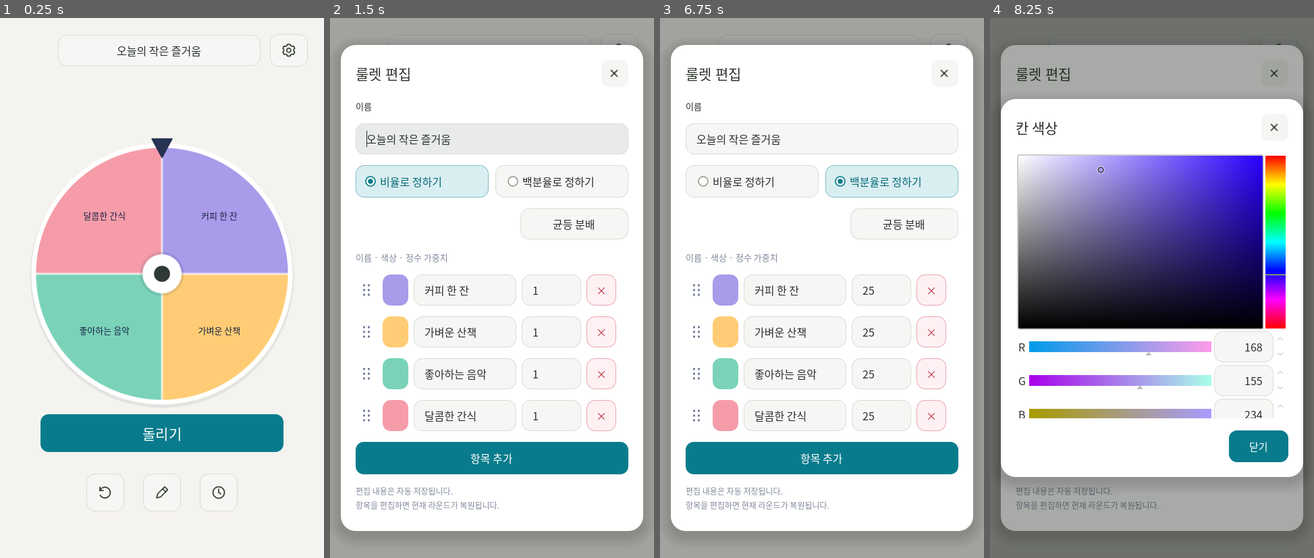
Above: before the commit, frames 1-4 (left to right).
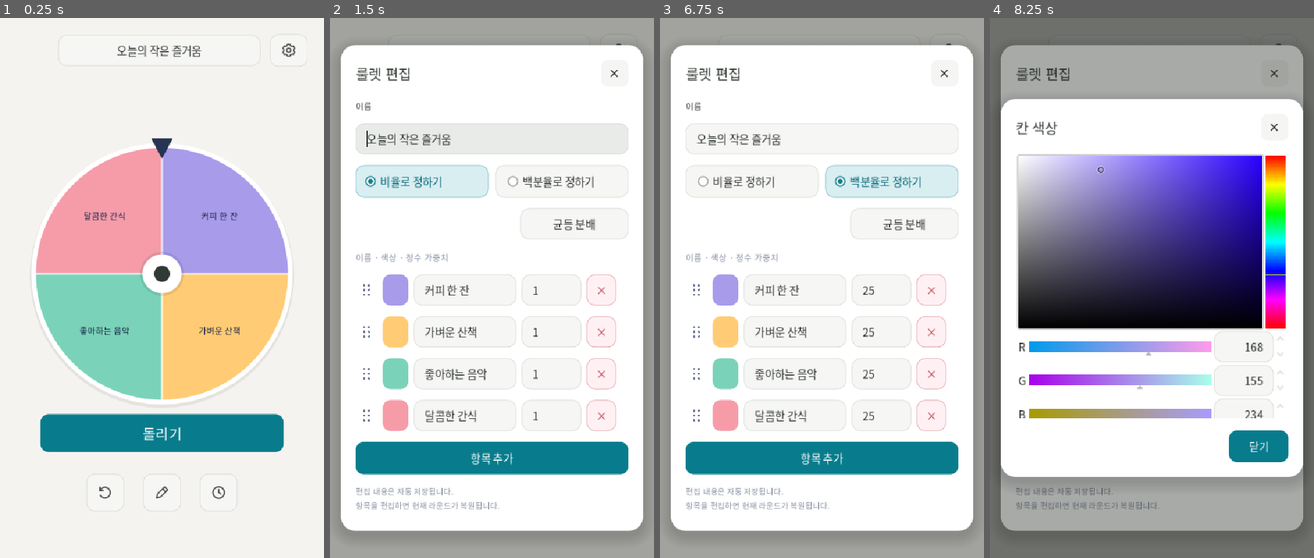
Above: after the commit, the same moments.

Repository: huyeon123/spin-wheel
Game: Godot game, scene res://main.tscn
The game is run twice, just before and just after one commit, with the same random seed, the same clock (stepped at 60 frames per second) and the same inputs.
Inputs (mouse positions are in pixels of both pictures, inside the frame that each line leads up to):
- Up to frame 1 (0.25 s): no input
- Up to frame 2 (1.5 s): click "오늘의 작은 즐거움" at 0.5 s; click "룰렛 편집" at 1.25 s
- Up to frame 3 (6.75 s): click (948, 50) at 2.02 s; click "돌리기" at 2.75 s; click (763, 493) at 3.52 s; click (822, 493) at 4.27 s; click (880, 493) at 5.02 s; click "비율로 정하기" at 5.75 s; click "백분율로 정하기" at 6.5 s
- Up to frame 4 (8.25 s): click "균등 분배" at 7.25 s; click (1054, 288) at 8.02 s

The runs differ from the first frame. In frame 1, 1.6% of the frame differs, in the area x 11-95%, y 4-90%; in frame 2, 3.6%; in frame 3, 3.6%, in the area x 3-97%, y 4-95%; in frame 4, 1.5%.

Commit message:
Release v0.2.3: portrait desktop startup and tested narrow-window layouts

Diff:
--- a/project.godot
+++ b/project.godot
@@ -2,7 +2,7 @@
 
 [application]
 config/name="돌려봐 · Spin Wheel"
-config/version="0.2.2"
+config/version="0.2.3"
 boot_splash/image="res://assets/splash.png"
 boot_splash/bg_color=Color(0.945, 0.957, 0.984, 1)
 boot_splash/show_image=true
@@ -13,10 +13,10 @@
 [display]
 window/size/viewport_width=480
 window/size/viewport_height=800
-window/size/window_width_override=1280
-window/size/window_height_override=820
-window/size/min_width=360
-window/size/min_height=640
+window/size/window_width_override=360
+window/size/window_height_override=600
+window/size/min_width=240
+window/size/min_height=320
 window/stretch/mode="canvas_items"
 window/stretch/aspect="expand"
 window/handheld/orientation=1
--- a/scripts/main.gd
+++ b/scripts/main.gd
@@ -1,5 +1,6 @@
 extends Control
 
+const WindowGeometry = preload("res://scripts/window_geometry.gd")
 const Model = preload("res://scripts/wheel_model.gd")
 const Reorder = preload("res://scripts/reorder_handle.gd")
 const Layer = preload("res://scripts/wheel_layer.gd")
@@ -47,6 +48,7 @@
 var wheel_aspect: AspectRatioContainer
 
 func _ready() -> void:
+ WindowGeometry.apply_desktop_startup(get_window())
  get_tree().quit_on_go_back = false
  child_entered_tree.connect(_register_layer)
  Engine.max_fps = 60
--- /dev/null
+++ b/scripts/window_geometry.gd
@@ -0,0 +1,147 @@
+extends RefCounted
+## Desktop startup sizing only. Nothing runs when this script is loaded.
+## DisplayServer screen/work-area/window geometry is already in pixels. Scale
+## the preferred size and padding, never the supplied screen rectangle again.
+## https://docs.godotengine.org/en/4.6/classes/class_displayserver.html
+
+const PORTRAIT_SIZE := Vector2i(480, 800)
+const PREFERRED_MINIMUM := Vector2i(360, 640)
+const EDGE_MARGIN := 16.0
+const UNKNOWN_DECORATIONS := Vector4i(-1, -1, -1, -1)
+
+
+static func normalized_scale(scale: float) -> float:
+	if not is_finite(scale) or scale <= 0.0:
+		return 1.0
+	return clampf(scale, 0.5, 4.0)
+
+
+static func fallback_decorations(scale: float = 1.0) -> Vector4i:
+	var factor := normalized_scale(scale)
+	# Left, top/title bar, right, bottom. Used before native borders are known.
+	return Vector4i(ceili(8 * factor), ceili(36 * factor), ceili(8 * factor), ceili(8 * factor))
+
+
+static func compute_rect(usable: Rect2i, scale: float = 1.0,
+		decorations: Vector4i = UNKNOWN_DECORATIONS) -> Rect2i:
+	## Returns a CLIENT rectangle centered with its reserved native decorations.
+	## All input/output coordinates share DisplayServer's virtual-desktop space,
+	## including negative origins. An empty result means no valid window fits.
+	if usable.size.x <= 0 or usable.size.y <= 0:
+		return Rect2i()
+	var factor := normalized_scale(scale)
+	var borders := _valid_decorations(decorations, factor)
+	var border_size := Vector2i(borders.x + borders.z, borders.y + borders.w)
+	var room := usable.size - border_size
+	if room.x < 1 or room.y < 1:
+		return Rect2i()
+	# Reduce margins on unusually small screens instead of imposing a minimum
+	# that could force the frame outside the usable area.
+	var requested_margin := ceili(EDGE_MARGIN * factor)
+	var margin := Vector2i(mini(requested_margin, (room.x - 1) / 2),
+		mini(requested_margin, (room.y - 1) / 2))
+	var available := room - margin * 2
+	var preferred := Vector2(PORTRAIT_SIZE) * factor
+	var fit := minf(1.0, minf(available.x / preferred.x, available.y / preferred.y))
+	var client := Vector2i(maxi(1, floori(preferred.x * fit)),
+		maxi(1, floori(preferred.y * fit)))
+	var outer_size := client + border_size
+	var outer_position := usable.position + Vector2i(
+		floori((usable.size.x - outer_size.x) * 0.5),
+		floori((usable.size.y - outer_size.y) * 0.5))
+	return Rect2i(outer_position + Vector2i(borders.x, borders.y), client)
+
+
+static func compute_minimum(client_size: Vector2i, scale: float = 1.0) -> Vector2i:
+	## A small monitor must never be enlarged again by the project minimum.
+	## This is only a minimum; no maximum size or aspect-ratio lock is imposed.
+	var preferred := Vector2(PREFERRED_MINIMUM) * normalized_scale(scale)
+	return Vector2i(maxi(1, mini(client_size.x, floori(preferred.x))),
+		maxi(1, mini(client_size.y, floori(preferred.y))))
+
+
+static func has_explicit_window_arguments(arguments: PackedStringArray) -> bool:
+	# Preserve test/screenshot harness geometry and editor-embedded game windows.
+	for argument in arguments:
+		var option := argument.get_slice("=", 0)
+		if option in ["--script", "-s", "--editor", "-e", "--headless",
+				"--resolution", "--position", "--fullscreen", "-f", "--maximized",
+				"-m", "--embedded-parent"]:
+			return true
+	return false
+
+
+static func apply_desktop_startup(window: Window, explicit_test: bool = false) -> bool:
+	## Call once from main._ready(). Script-driven tests are skipped unless they
+	## explicitly opt in; mobile/web/headless are always skipped, even with opt-in.
+	if window == null or Engine.is_editor_hint() or OS.has_feature("mobile") or OS.has_feature("web"):
+		return false
+	var server := DisplayServer.get_name()
+	if server not in ["Windows", "macOS", "X11", "Wayland"]:
+		return false
+	if not explicit_test and has_explicit_window_arguments(OS.get_cmdline_args()):
+		return false
+	if window.is_embedded() or window.get_window_id() != DisplayServer.MAIN_WINDOW_ID:
+		return false
+	if window.mode != Window.MODE_WINDOWED:
+		return false
+	var window_id := window.get_window_id()
+	var screen := DisplayServer.window_get_current_screen(window_id)
+	if screen < 0 or screen >= DisplayServer.get_screen_count():
+		return false
+	var usable := DisplayServer.screen_get_usable_rect(screen)
+	if not usable.has_area():
+		# Do not invent primary-monitor bounds when the work area is unavailable.
+		return false
+	var scale := _screen_scale(server, screen)
+	var borders := _window_decorations(window, scale)
+	# Wayland does not expose the work area or allow applications to position
+	# windows. Leave placement to the compositor and reserve extra panel space.
+	if server == "Wayland":
+		var panel_reserve := mini(ceili(48 * scale), maxi(0, usable.size.y / 4))
+		usable.position.y += panel_reserve
+		usable.size.y -= panel_reserve * 2
+	var rect := compute_rect(usable, scale, borders)
+	if not rect.has_area():
+		return false
+	# Remove an oversized old minimum before shrinking the window. Window
+	# properties keep Godot's Viewport in sync with the native window.
+	window.unresizable = false
+	window.min_size = compute_minimum(rect.size, scale)
+	window.max_size = Vector2i.ZERO
+	window.size = rect.size
+	if server != "Wayland":
+		window.position = rect.position
+	return true
+
+
+static func _valid_decorations(value: Vector4i, scale: float) -> Vector4i:
+	if value == UNKNOWN_DECORATIONS:
+		return fallback_decorations(scale)
+	return Vector4i(maxi(0, value.x), maxi(0, value.y), maxi(0, value.z), maxi(0, value.w))
+
+
+static func _screen_scale(server: String, screen: int) -> float:
+	# Wayland's fractional scale is accurate only with SCREEN_OF_MAIN_WINDOW.
+	var scale_screen := DisplayServer.SCREEN_OF_MAIN_WINDOW if server == "Wayland" else screen
+	var scale := DisplayServer.screen_get_scale(scale_screen)
+	# Godot returns 1.0 for screen_get_scale on Windows and X11. DPI is a
+	# bounded best-effort fallback there, not an extra multiplier on bounds.
+	if server in ["Windows", "X11"]:
+		scale = maxf(1.0, DisplayServer.screen_get_dpi(screen) / 96.0)
+	return normalized_scale(scale)
+
+
+static func _window_decorations(window: Window, scale: float) -> Vector4i:
+	if window.borderless:
+		return Vector4i.ZERO
+	var id := window.get_window_id()
+	var total := DisplayServer.window_get_size_with_decorations(id) - DisplayServer.window_get_size(id)
+	var offset := DisplayServer.window_get_position(id) - DisplayServer.window_get_position_with_decorations(id)
+	var measured := Vector4i(maxi(0, offset.x), maxi(0, offset.y),
+		maxi(0, total.x - offset.x), maxi(0, total.y - offset.y))
+	var reserve := fallback_decorations(scale)
+	# Some window managers report zero until after the first map/configure.
+	# Reserve each edge conservatively without throwing away larger real borders.
+	return Vector4i(maxi(measured.x, reserve.x), maxi(measured.y, reserve.y),
+		maxi(measured.z, reserve.z), maxi(measured.w, reserve.w))
--- /dev/null
+++ b/tests/test_narrow_layers.gd
@@ -0,0 +1,32 @@
+extends SceneTree
+var checks:=0
+var failures:=0
+func _init()->void:
+ if FileAccess.file_exists("user://state.json"):quit(2);return
+ call_deferred("run")
+func check(ok:bool,label:String)->void:
+ checks+=1
+ if not ok:failures+=1;push_error(label)
+func settle()->void:
+ for i in range(6):await process_frame
+func fits(app,layer,caption:String)->void:
+ var r:Rect2=layer.card.get_global_rect()
+ check(r.position.x>=0 and r.position.y>=0 and r.end.x<=app.size.x+1 and r.end.y<=app.size.y+1,caption+" card fits viewport")
+ var x:Rect2=layer._close.get_global_rect()
+ check(x.position.x>=r.position.x and x.position.y>=r.position.y and x.end.x<=r.end.x and x.end.y<=r.end.y,caption+" top close remains visible")
+ check(layer.content.get_combined_minimum_size().x<=layer._scroll.size.x+1,caption+" no horizontal content clipping")
+func run()->void:
+ var app=load("res://main.tscn").instantiate();root.add_child(app);current_scene=app;await settle()
+ for size in [Vector2i(480,800),Vector2i(390,700),Vector2i(360,560),Vector2i(320,480)]:
+  root.size=size;await settle()
+  check(app.spin_button.get_global_rect().end.y<=app.size.y+1,"spin reachable without scroll at "+str(size))
+  app._open_editor();await settle();fits(app,app.editor_dialog,"editor "+str(size));app._close_top_layer();await settle()
+  app._preset_manager();await settle();fits(app,app.manager_dialog,"manager "+str(size));app._close_top_layer();await settle()
+  app._settings();await settle();fits(app,app._top_layer(),"global "+str(size));app._close_top_layer();await settle()
+  app._history();await settle();fits(app,app.history_dialog,"history "+str(size));app._close_top_layer();await settle()
+  app._add_preset_dialog();await settle();fits(app,app._top_layer(),"add "+str(size));app._close_top_layer();await settle()
+  app._open_editor();await settle();app._pick_color(app.preset.slices[0]);await settle();fits(app,app._top_layer(),"color "+str(size));app._close_top_layer();await settle();app._close_top_layer();await settle()
+ app.queue_free();await settle()
+ for suffix in ["",".bak",".tmp"]:DirAccess.remove_absolute("user://state.json"+suffix)
+ print("NARROW_LAYER_QA: ",checks," checks, ",failures," failures")
+ quit(1 if failures else 0)
--- /dev/null
+++ b/tests/test_window_geometry.gd
@@ -0,0 +1,126 @@
+extends SceneTree
+
+const Geometry = preload("res://scripts/window_geometry.gd")
+var checks := 0
+var failures := 0
+
+
+func _init() -> void:
+	call_deferred("run")
+
+
+func check(condition: bool, description: String) -> void:
+	checks += 1
+	if not condition:
+		failures += 1
+		push_error(description)
+
+
+func check_rect(label: String, usable: Rect2i, scale: float,
+		borders: Vector4i = Geometry.UNKNOWN_DECORATIONS) -> void:
+	var rect: Rect2i = Geometry.compute_rect(usable, scale, borders)
+	var reserved: Vector4i = Geometry.fallback_decorations(scale) if borders == Geometry.UNKNOWN_DECORATIONS else borders
+	var outer := Rect2i(rect.position - Vector2i(reserved.x, reserved.y),
+		rect.size + Vector2i(reserved.x + reserved.z, reserved.y + reserved.w))
+	check(rect.has_area(), label + ": positive client size")
+	check(rect.size.y > rect.size.x, label + ": portrait")
+	check(usable.encloses(outer), label + ": decorated frame fits usable bounds")
+	check(absf(rect.size.x - rect.size.y * 0.6) <= 1.0, label + ": preserves 480:800 ratio")
+	var center_error := Vector2(outer.position) + Vector2(outer.size) * 0.5 - (Vector2(usable.position) + Vector2(usable.size) * 0.5)
+	check(absf(center_error.x) <= 0.5 and absf(center_error.y) <= 0.5, label + ": centers outer frame")
+	var minimum: Vector2i = Geometry.compute_minimum(rect.size, scale)
+	check(minimum.x <= rect.size.x and minimum.y <= rect.size.y, label + ": minimum cannot undo fitting")
+	check(minimum.x > 0 and minimum.y > 0, label + ": minimum remains positive")
+	check(rect.size.x <= 480 * Geometry.normalized_scale(scale) and rect.size.y <= 800 * Geometry.normalized_scale(scale), label + ": preferred cap respected")
+	print("WINDOW_GEOMETRY ", label, " client=", rect, " minimum=", minimum)
+
+
+func run() -> void:
+	check_rect("1080p bottom taskbar", Rect2i(0, 0, 1920, 1040), 1.0)
+	check_rect("1366x768 laptop taskbar", Rect2i(0, 0, 1366, 728), 1.0)
+	check_rect("720p top panel", Rect2i(0, 32, 1280, 688), 1.0)
+	check_rect("800x600 tiny desktop", Rect2i(0, 24, 800, 536), 1.0)
+	check_rect("4K 200 percent", Rect2i(0, 0, 3840, 2080), 2.0)
+	check_rect("1080p 150 percent", Rect2i(0, 0, 1920, 1016), 1.5)
+	check_rect("fractional 125 percent", Rect2i(0, 30, 2560, 1370), 1.25)
+	check_rect("left secondary monitor", Rect2i(-1920, 40, 1920, 1040), 1.0)
+	check_rect("upper secondary monitor", Rect2i(320, -1440, 2560, 1392), 1.5)
+	check_rect("right secondary scaled monitor", Rect2i(1920, 180, 2560, 1392), 2.0)
+	check_rect("portrait monitor left dock", Rect2i(-1000, -200, 980, 1800), 1.0)
+	check_rect("large native decorations", Rect2i(20, 48, 1360, 700), 1.5, Vector4i(20, 82, 20, 22))
+	check_rect("borderless", Rect2i(120, 50, 480, 800), 1.0, Vector4i.ZERO)
+	check_rect("very small usable area", Rect2i(-50, 80, 100, 160), 1.0)
+	check_rect("bad scale falls back", Rect2i(0, 0, 1280, 700), NAN)
+	check_rect("zero scale falls back", Rect2i(0, 0, 1280, 700), 0.0)
+	check_rect("extreme DPI bounded", Rect2i(0, 0, 1920, 1040), 20.0)
+	check(Geometry.compute_rect(Rect2i()).size == Vector2i.ZERO, "empty work area is rejected")
+	check(Geometry.compute_rect(Rect2i(0, 0, -1, 800)).size == Vector2i.ZERO, "invalid work area is rejected")
+	check(Geometry.compute_rect(Rect2i(0, 0, 8, 8)).size == Vector2i.ZERO, "impossible decorations are rejected instead of overflowing")
+	check(Geometry.compute_rect(Rect2i(0, 0, 1920, 1040)).size == Vector2i(480, 800), "normal desktop uses mobile-like 480x800")
+	for argument in ["--script", "-s", "--script=res://tests/test_layout.gd", "--editor", "-e", "--headless", "--resolution", "--resolution=1280x820", "--position", "--fullscreen", "-f", "--maximized", "-m", "--embedded-parent"]:
+		check(Geometry.has_explicit_window_arguments(PackedStringArray(["--path", ".", argument])), argument + " prevents startup override")
+	check(not Geometry.has_explicit_window_arguments(PackedStringArray(["--path", ".", "--rendering-method", "gl_compatibility"])), "ordinary launch can size itself")
+	var previous_size := root.size
+	var previous_minimum := root.min_size
+	check(not Geometry.apply_desktop_startup(root), "script-driven test never resizes implicitly")
+	check(root.size == previous_size and root.min_size == previous_minimum, "skipped runtime call preserves geometry")
+	if DisplayServer.get_name() == "headless":
+		check(not Geometry.apply_desktop_startup(root, true), "headless remains excluded even with test opt-in")
+	check_sweep()
+	if "--window-geometry-live" in OS.get_cmdline_user_args():
+		await check_live_window()
+	print("WINDOW_GEOMETRY_QA: ", checks, " checks, ", failures, " failures")
+	quit(1 if failures else 0)
+
+
+func check_sweep() -> void:
+	# Synthetic monitor work areas also cover taskbars on every edge, very
+	# short displays, fractional DPI, and monitors above/left of the primary.
+	var cases := 0
+	for width in [8, 17, 80, 240, 360, 480, 800, 1366, 1920, 3840, 7680]:
+		for height in [8, 45, 90, 180, 320, 480, 600, 728, 1040, 2160, 4320]:
+			for scale in [0.5, 1.0, 1.25, 1.5, 2.0, 3.0, 4.0]:
+				var area := Rect2i(-width + 37, -height + 19, width, height)
+				var borders: Vector4i = Geometry.fallback_decorations(scale)
+				var rect: Rect2i = Geometry.compute_rect(area, scale)
+				cases += 1
+				if not rect.has_area():
+					check(width <= borders.x + borders.z or height <= borders.y + borders.w,
+						"sweep rejects only genuinely impossible frames: " + str(area))
+					continue
+				var outer := Rect2i(rect.position - Vector2i(borders.x, borders.y),
+					rect.size + Vector2i(borders.x + borders.z, borders.y + borders.w))
+				check(area.encloses(outer), "sweep decorated frame fits: " + str(area) + " scale=" + str(scale))
+				check(rect.size.x <= rect.size.y, "sweep portrait or one-pixel degenerate client")
+				check(absf(rect.size.x - rect.size.y * 0.6) <= 1.0, "sweep aspect rounding within one pixel")
+				var minimum: Vector2i = Geometry.compute_minimum(rect.size, scale)
+				check(minimum.x <= rect.size.x and minimum.y <= rect.size.y, "sweep minimum stays inside fitted client")
+	print("WINDOW_GEOMETRY_SWEEP: ", cases, " monitor/DPI combinations")
+
+
+func check_live_window() -> void:
+	# Optional native-window smoke test, never implied by running this suite:
+	# godot --path . --script tests/test_window_geometry.gd -- --window-geometry-live
+	if DisplayServer.get_name() == "headless":
+		print("WINDOW_GEOMETRY_LIVE: skipped, no native window in headless mode")
+		return
+	for frame in range(3):
+		await process_frame
+	check(Geometry.apply_desktop_startup(root, true), "explicit native-window test applies sizing")
+	for frame in range(3):
+		await process_frame
+	var id := root.get_window_id()
+	var screen := DisplayServer.window_get_current_screen(id)
+	var usable := DisplayServer.screen_get_usable_rect(screen)
+	var actual := Rect2i(DisplayServer.window_get_position_with_decorations(id),
+		DisplayServer.window_get_size_with_decorations(id))
+	check(root.size.y > root.size.x, "native startup window is portrait")
+	if DisplayServer.get_name() != "Wayland":
+		check(usable.encloses(actual), "actual decorated native frame fits work area")
+	check(not root.unresizable and root.max_size == Vector2i.ZERO, "native window remains freely resizable")
+	var target := root.size + Vector2i(40, 0)
+	root.size = target
+	for frame in range(3):
+		await process_frame
+	check(root.size == target, "manual width change works without an aspect-ratio lock")
+	print("WINDOW_GEOMETRY_LIVE: workarea=", usable, " outer=", actual, " resized=", root.size)
Not shown, added: docs/screenshots/button-state-matrix.png.import
Not shown, added: docs/screenshots/desktop-hover-custom.png.import
Not shown, added: docs/screenshots/desktop-hover-percent.png.import
Binary file added: docs/screenshots/desktop-portrait-editor.png
Not shown, added: docs/screenshots/desktop-portrait-editor.png.import
Binary file added: docs/screenshots/desktop-portrait-result.png
Not shown, added: docs/screenshots/desktop-portrait-result.png.import
Binary file added: docs/screenshots/desktop-portrait-selector.png
Not shown, added: docs/screenshots/desktop-portrait-selector.png.import
Binary file added: docs/screenshots/desktop-portrait-settings.png
Not shown, added: docs/screenshots/desktop-portrait-settings.png.import
Binary file changed: docs/screenshots/desktop.png
(and 7 more such lines)
